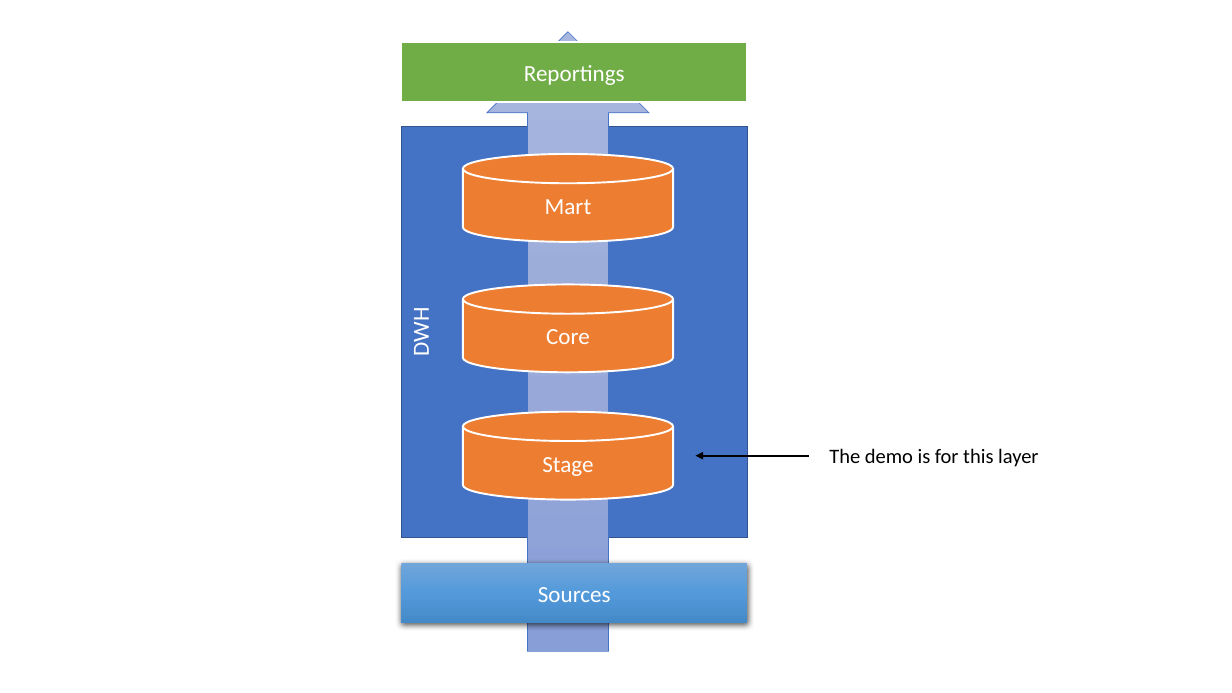
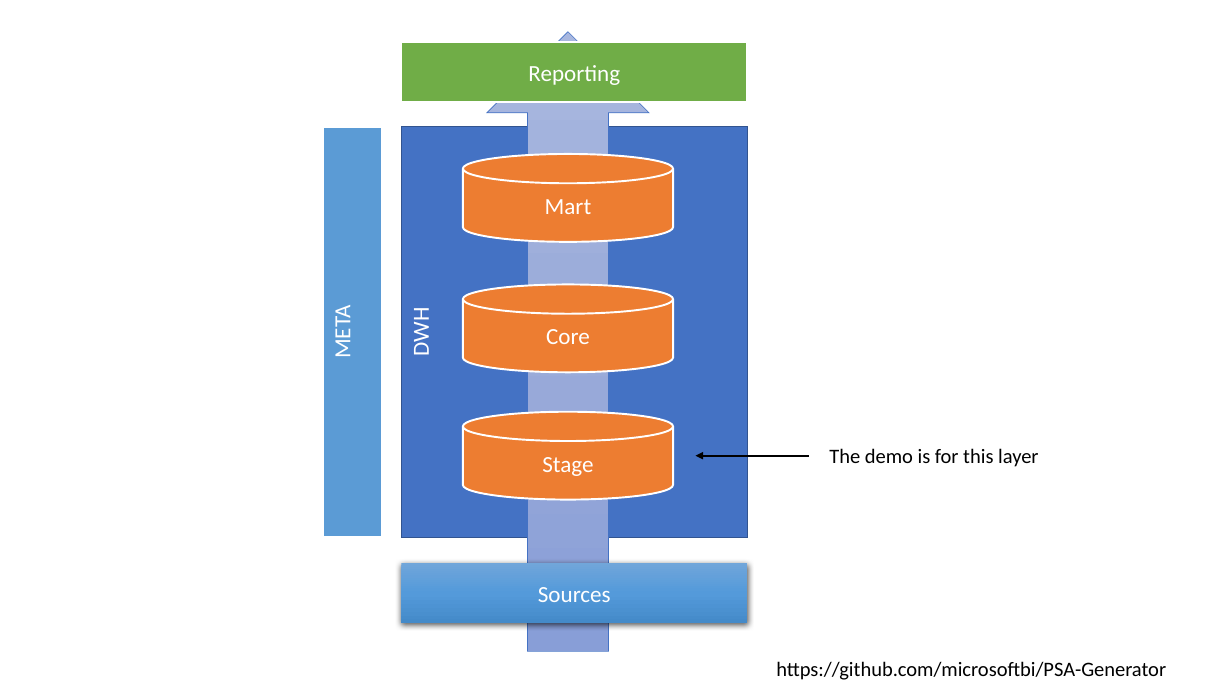
Before and after one commit to microsoftbi/DWH-Generator, a slide deck: slide 1 of DOCS/Intro.pptx. Drawn at 1232x693 pixels with LibreOffice and Linux fonts; fonts in the diff are those of the drawing. Boxes give left, top, right and bottom in pixels: in the first picture for what was removed or moved away, otherwise in the second. Text is boxed around its words. In the diff, an @@ line names an element or a change of style, - is before the commit and + after.

```diff
--- a/DOCS/Intro.pptx
+++ b/DOCS/Intro.pptx
@@ text in rectangle at <box>528,65,620,85</box>: text changed @@
-Reportings
+Reporting
@@ rectangle added at <box>323,127,382,537</box>, fill #5B9BD5, outline #FFFFFF 1.5 pt, 18 pt, text #FFFFFF @@
+META
@@ text added at <box>776,661,1166,680</box>, 16 pt, text #000000 @@
+https://github.com/microsoftbi/PSA-Generator
```
Also in this commit, not shown: 2 other slides changed, 46 other files.
